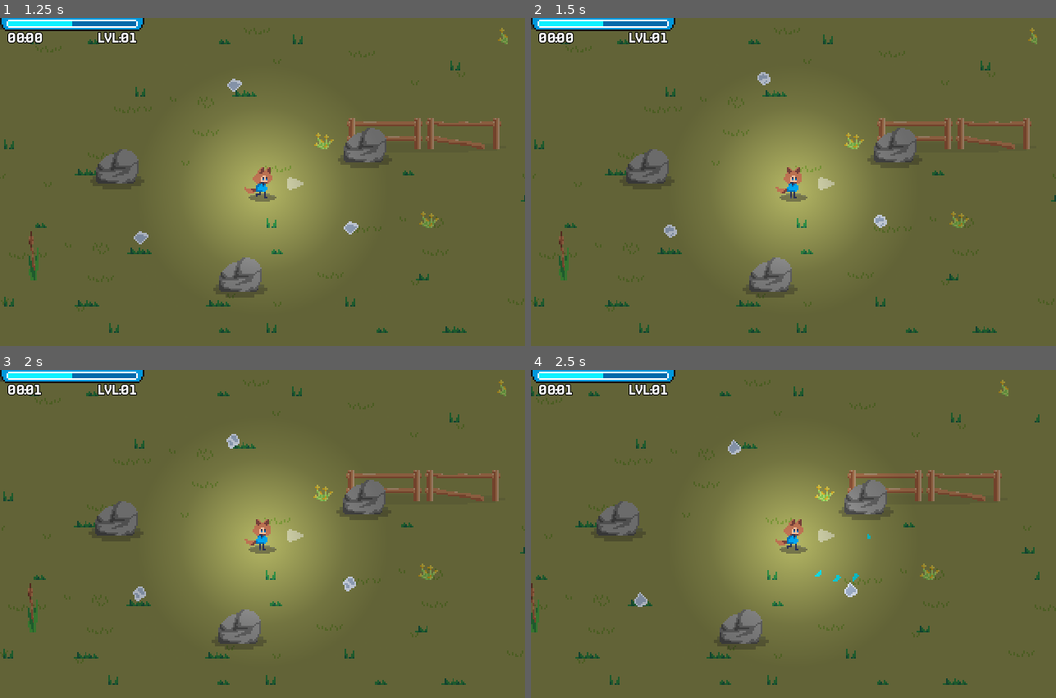
Above: before the commit, frames 1-4 (two rows, left to right).
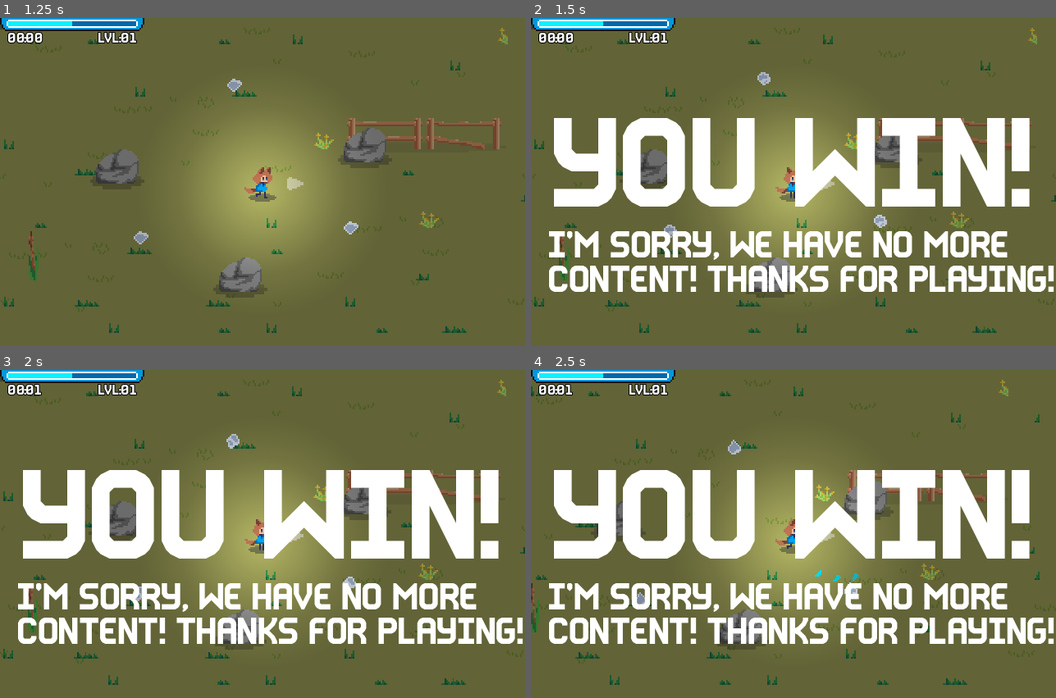
Above: after the commit, the same moments.

Repository: ColtonPhillips/its-spreading
Game: Godot game, scene res://scenes/gui/story/story_menu.tscn
Same seed, same stepped clock (60 frames per second), same inputs: the game is played once before the commit and once after it. Sound files missing from this copy of the repository are replaced by a short silence.
Inputs (mouse positions are in pixels of both pictures, inside the frame that each line leads up to):
- Up to frame 1 (1.25 s): tap Enter (ui_accept) at 0.5, 0.77 s; move the mouse to (378, 165) at 0.52 s; hold D (move_right) from 0.53 s (still down); click (378, 165) at 0.6 s
- Up to frame 2 (1.5 s): release D (move_right) at 1.25 s; drag from (688, 198) to (762, 83) at 1.27 s
- Up to frame 3 (2 s): no input
- Up to frame 4 (2.5 s): move the mouse to (846, 461) at 2.02 s; hold D (move_right) from 2.03 s (still down); click (846, 461) at 2.1 s

Frame 1 is identical in both runs. In frame 2, 22% of the frame differs, in the area x 3-100%, y 30-84%; in frame 3, 22%; in frame 4, 22%.

Commit message:
stopwatch fix

Diff:
--- a/scenes/gui/gameplay/stopwatch_component.gd
+++ b/scenes/gui/gameplay/stopwatch_component.gd
@@ -2,17 +2,22 @@
 extends CanvasLayer
 @onready var you_win_label = $YouWinLabel
 
-@onready var stopwatch_label = $StopwatchLabel
+@onready var stopwatch_label:Label = $StopwatchLabel
 @export var game_length_in_minutes = 0.5
 # Called when the node enters the scene tree for the first time.
 var time: float = 0.0
 
 # Called every frame. 'delta' is the elapsed time since the previous frame.
+var never_again = true
 func _process(delta):
 	time += delta
 	stopwatch_label.text = get_time_as_string(time)
-	if not you_win_label.visible and (time / 60 > game_length_in_minutes):
+	if not you_win_label.visible and never_again and (time / 60 > game_length_in_minutes):
 		you_win_label.visible = true
+		Global.delay_create(self, 3, func():
+			you_win_label.visible = false
+			never_again = false
+		)
 
 
 func get_time():
--- a/scenes/gui/gameplay/stopwatch_component.tscn
+++ b/scenes/gui/gameplay/stopwatch_component.tscn
@@ -18,7 +18,7 @@
 
 [node name="StopwatchComponent" type="CanvasLayer"]
 script = ExtResource("1_rr4md")
-game_length_in_minutes = 3.5
+game_length_in_minutes = 0.01
 
 [node name="StopwatchLabel" type="Label" parent="."]
 offset_right = 26.0
